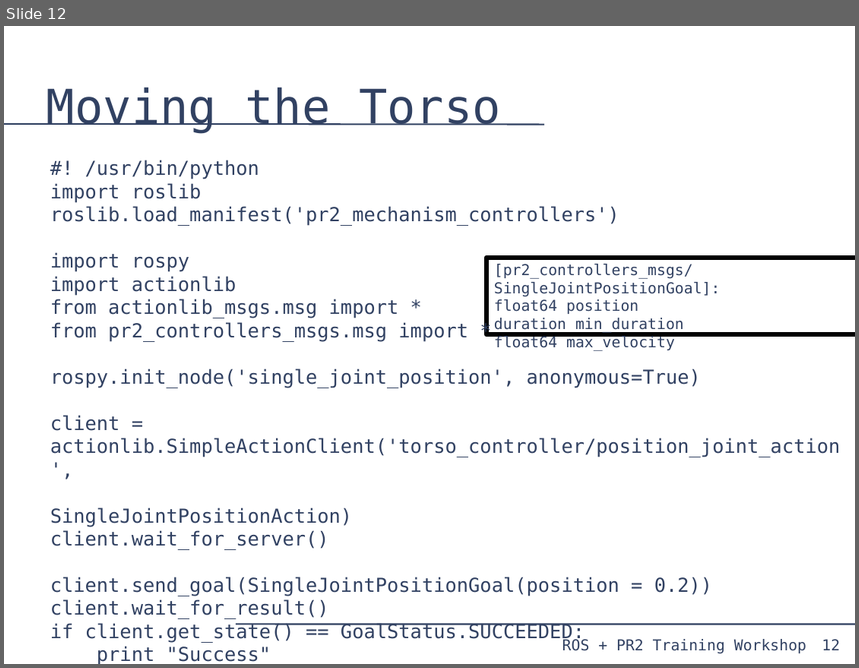
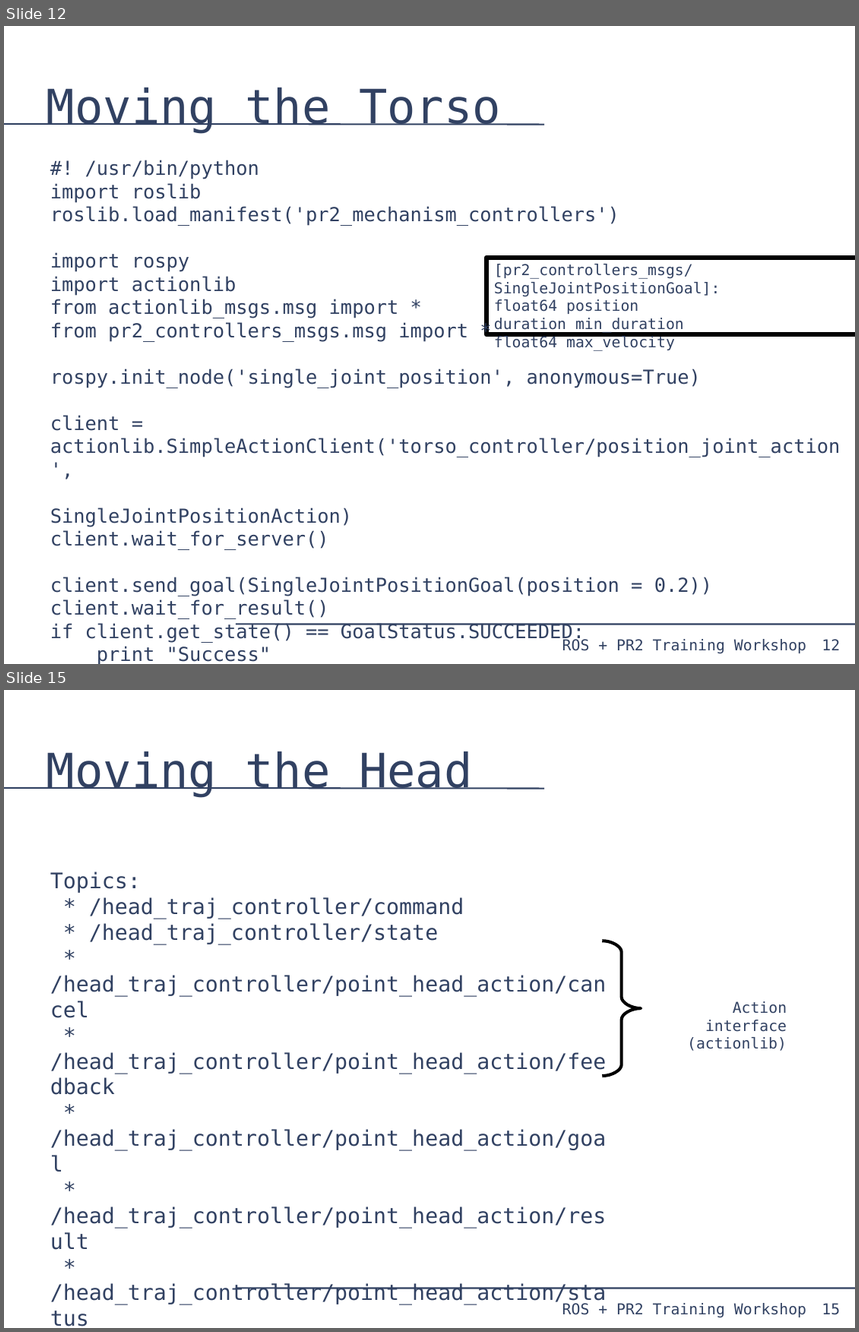
Before and after one commit to PR2/pr2_docs, a slide deck: pr2_training_workshop/moving_mechanism/slides.odp. Shown one above the other, each under a label of ours: slide 12 before the commit, slides 12 and 15 after it; the slides between them are not shown. The pictures are 859x668 and 859x1332 pixels, drawn with LibreOffice and Linux fonts; fonts in the diff are those of the drawing. Boxes give left, top, right and bottom in pixels: in the first picture for what was removed or moved away, otherwise in the second. Text is boxed around its words. In the diff, an @@ line names an element or a change of style, - is before the commit and + after.

Commit message:
moving the mechanism: gripper, head, and arm

```diff
--- a/pr2_training_workshop/moving_mechanism/slides.odp
+++ b/pr2_training_workshop/moving_mechanism/slides.odp
@@ slide 15 added at [4, 690, 855, 1328], background #FFFFFF; not listed: 4 template elements that a slide beside it also shows @@
@@ title added at [47, 752, 472, 797], 44 pt, text #314162 @@
+Moving the Head
@@ text added at [50, 872, 607, 1306], 20 pt, text #314162 @@
+Topics:
+* /head_traj_controller/command
+* /head_traj_controller/state
+* /head_traj_controller/point_head_action/cancel
+* /head_traj_controller/point_head_action/feedback
+* /head_traj_controller/point_head_action/goal
+* /head_traj_controller/point_head_action/result
+* /head_traj_controller/point_head_action/status
@@ freeform shape added at [603, 941, 641, 1076], outline #000000 2.89 pt @@
@@ text added at [687, 1002, 787, 1051], 14 pt, text #314162 @@
+Action interface
+(actionlib)
```
Also in this commit, not shown: 10 other slides added.
